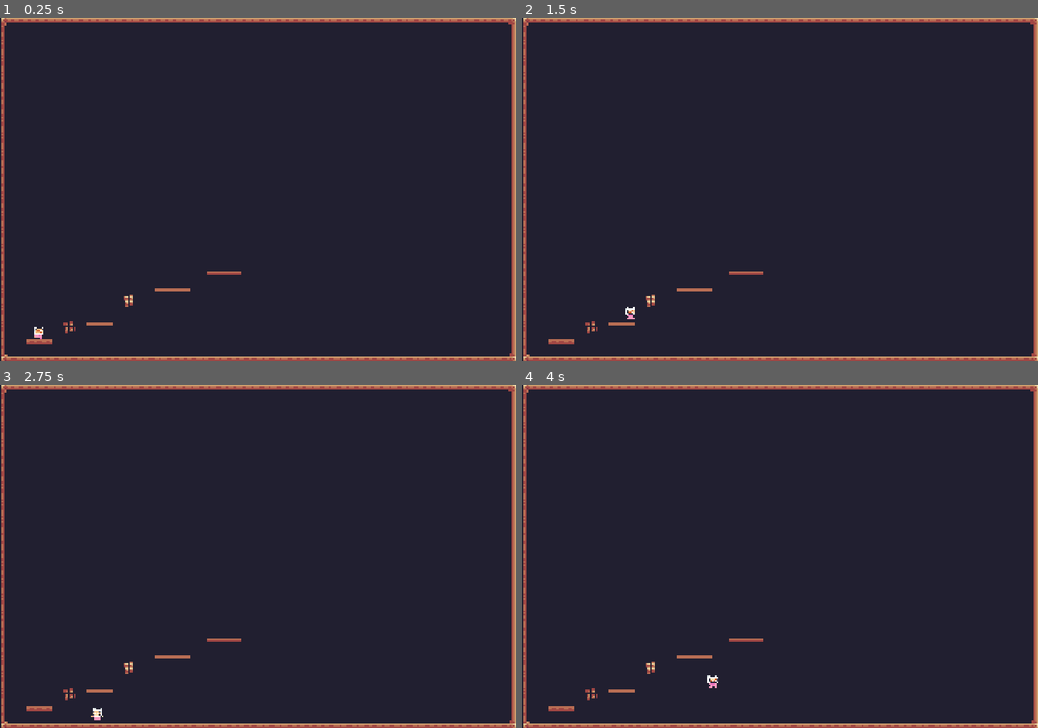
Above: before the commit, frames 1-4 (two rows, left to right).
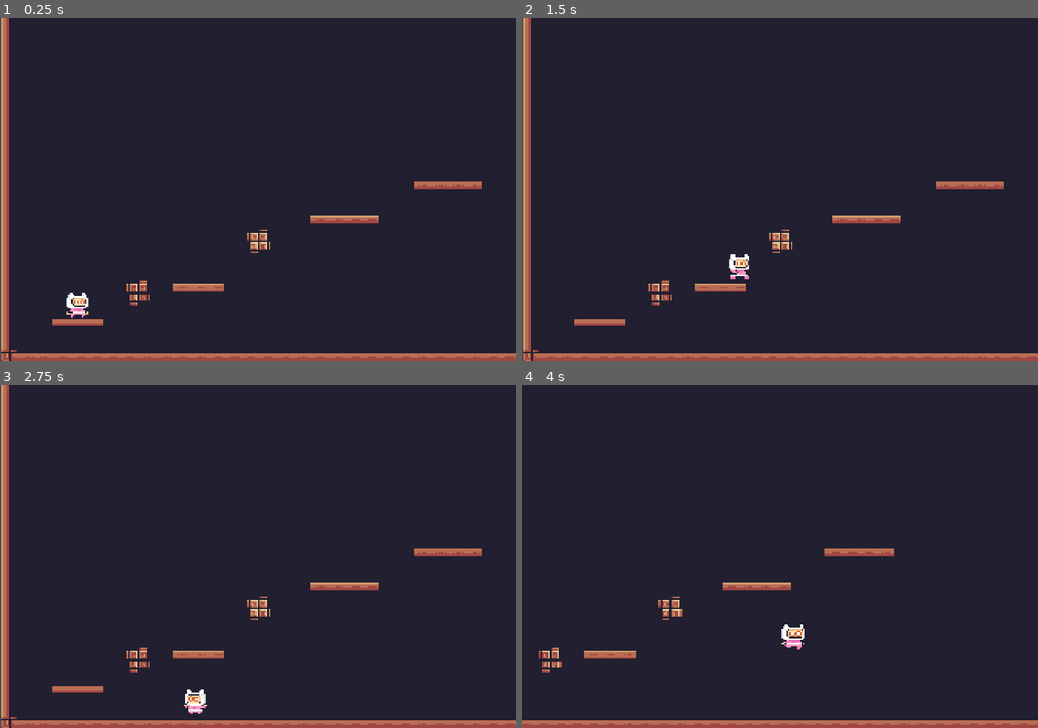
Above: after the commit, the same moments.

Repository: Breno1112/godot_pixel_adventure
Game: Godot game, scene res://scenes/main.tscn
Two runs of this game, one before a commit and one after it. Both use one fixed random seed, a clock stepped at 60 frames per second and the inputs below.
Inputs:
- Up to frame 1 (0.25 s): no input
- Up to frame 2 (1.5 s): hold D (right) from 0.53 s (still down); tap Space (jump) at 0.77 s
- Up to frame 3 (2.75 s): tap Space (jump) at 1.52 s; release D (right) at 2.03 s; hold A (left) from 2.03 s (still down)
- Up to frame 4 (4 s): release A (left) at 2.78 s; hold D (right) from 2.78 s (still down); tap Space (jump) at 3.02, 3.77 s

The runs differ from the first frame. In frame 1, 7.2% of the frame differs, in the area x 0-100%, y 0-100%; in frame 2, 7.2%; in frame 3, 7.3%; in frame 4, 6.2%.

Commit message:
camera now follows player and is limited to level borders

Diff:
--- a/scenes/levels/level1.tscn
+++ b/scenes/levels/level1.tscn
@@ -2,6 +2,7 @@
 
 [ext_resource type="Texture2D" uid="uid://coxcbi32jjce8" path="res://assets/tilemaps/Terrain (16x16).png" id="1_x6ivy"]
 [ext_resource type="PackedScene" uid="uid://dilwwiny82ctp" path="res://scenes/player.tscn" id="2_4tcl0"]
+[ext_resource type="Script" uid="uid://c37mu7b484x5v" path="res://scripts/camera/limit_camera_based_tilemap.gd" id="3_dd0lh"]
 
 [sub_resource type="TileSetAtlasSource" id="TileSetAtlasSource_4tcl0"]
 texture = ExtResource("1_x6ivy")
@@ -170,10 +171,17 @@
 
 [node name="TileMapLayer" type="TileMapLayer" parent="." unique_id=9747537]
 texture_filter = 1
-position = Vector2(1, 0)
+position = Vector2(2, 1)
 scale = Vector2(2, 2)
 tile_map_data = PackedByteArray("AAAAAAAAAAAAAAQAAAAAAAEAAAAAAAUAAAAAAAIAAAAAAAUAAAAAAAMAAAAAAAUAAAAAAAQAAAAAAAUAAAAAAA …(38320 unchanged characters)…
 tile_set = SubResource("TileSet_dd0lh")
 
 [node name="Player" parent="." unique_id=1616248420 instance=ExtResource("2_4tcl0")]
 position = Vector2(143, 1126)
+
+[node name="Camera2D" type="Camera2D" parent="Player" unique_id=1301585066]
+position = Vector2(0.5, 0)
+zoom = Vector2(2, 2)
+position_smoothing_enabled = true
+position_smoothing_speed = 10.0
+script = ExtResource("3_dd0lh")
--- /dev/null
+++ b/scripts/camera/limit_camera_based_tilemap.gd
@@ -0,0 +1,26 @@
+extends Camera2D
+
+@onready var tile_map_layer: TileMapLayer = $"../../TileMapLayer"
+
+# Called when the node enters the scene tree for the first time.
+func _ready() -> void:
+	if tile_map_layer:
+		# Get the used rectangle of the tilemap
+		var map_rect = tile_map_layer.get_used_rect()
+		var cell_size = tile_map_layer.tile_set.tile_size
+
+		# Calculate pixel boundaries
+		limit_left = int(map_rect.position.x * cell_size.x * zoom.x)
+		limit_top = int(map_rect.position.y * cell_size.y * zoom.y)
+		limit_right = int(map_rect.end.x * cell_size.x * zoom.x)
+		limit_bottom = int(map_rect.end.y * cell_size.y * zoom.y)
+		print("limit_left: ", limit_left)
+		print("limit_right: ", limit_right)
+		print("limit_top: ", limit_top)
+		print("limit_bottom: ", limit_bottom)
+	pass # Replace with function body.
+
+
+# Called every frame. 'delta' is the elapsed time since the previous frame.
+func _process(delta: float) -> void:
+	pass
Not shown, added: scripts/camera/limit_camera_based_tilemap.gd.uid
